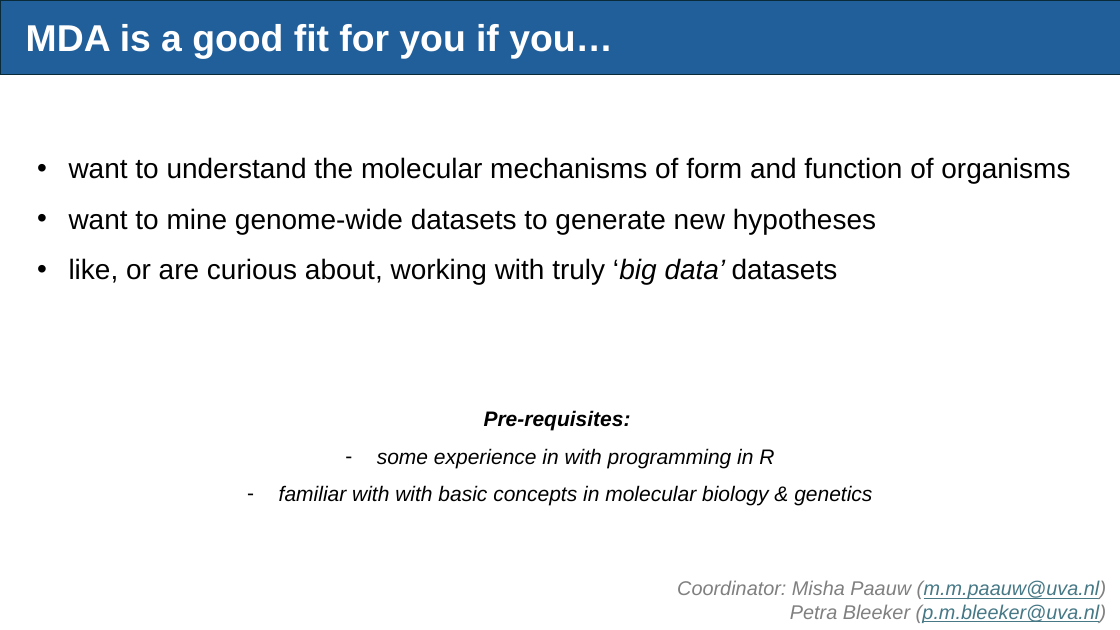
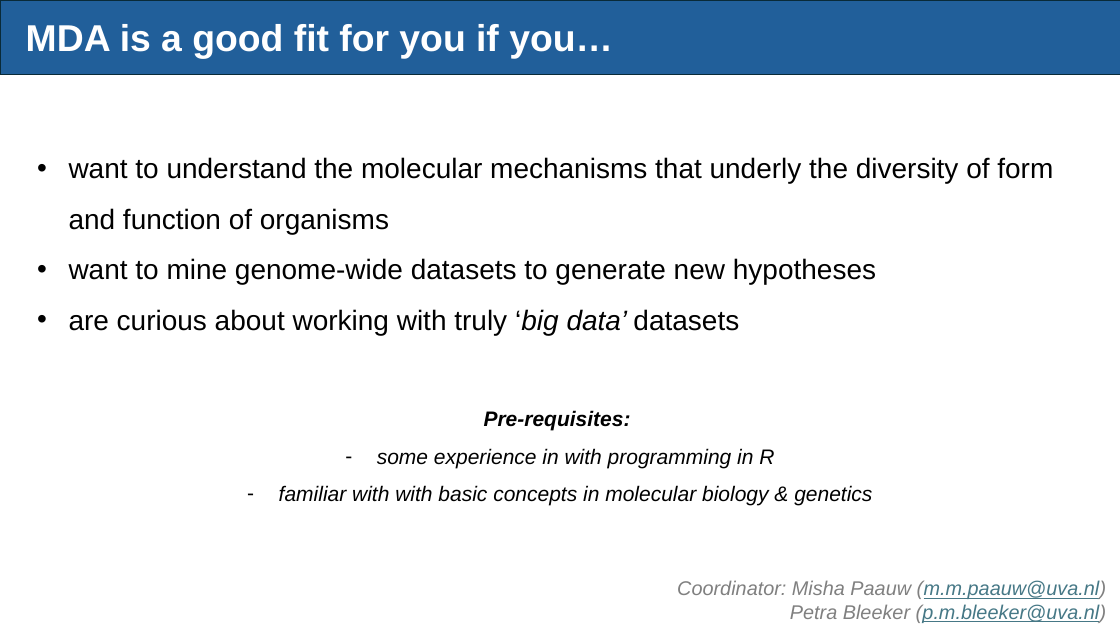
Before and after one commit to mishapaauw/molecular-data-analysis, a slide deck: slide 2 of lectures/QS_pitch_MDA_2026.pptx. Drawn at 1120x630 pixels with LibreOffice and Linux fonts; fonts in the diff are those of the drawing. Boxes give left, top, right and bottom in pixels: in the first picture for what was removed or moved away, otherwise in the second. Text is boxed around its words. In the diff, an @@ line names an element or a change of style, - is before the commit and + after.

```diff
--- a/lectures/QS_pitch_MDA_2026.pptx
+++ b/lectures/QS_pitch_MDA_2026.pptx
@@ text at (x1=69, y1=157, x2=1053, y2=234): text changed @@
-• want to understand the molecular mechanisms of form and function of organisms
+• want to understand the molecular mechanisms that underly the diversity of form and function of organisms
@@ text at (x1=69, y1=309, x2=739, y2=335): text changed @@
-• like, or are curious about, working with truly ‘big data’ datasets
+• are curious about working with truly ‘big data’ datasets
```
Also in this commit, not shown: 2 other slides changed, 1 other file.
